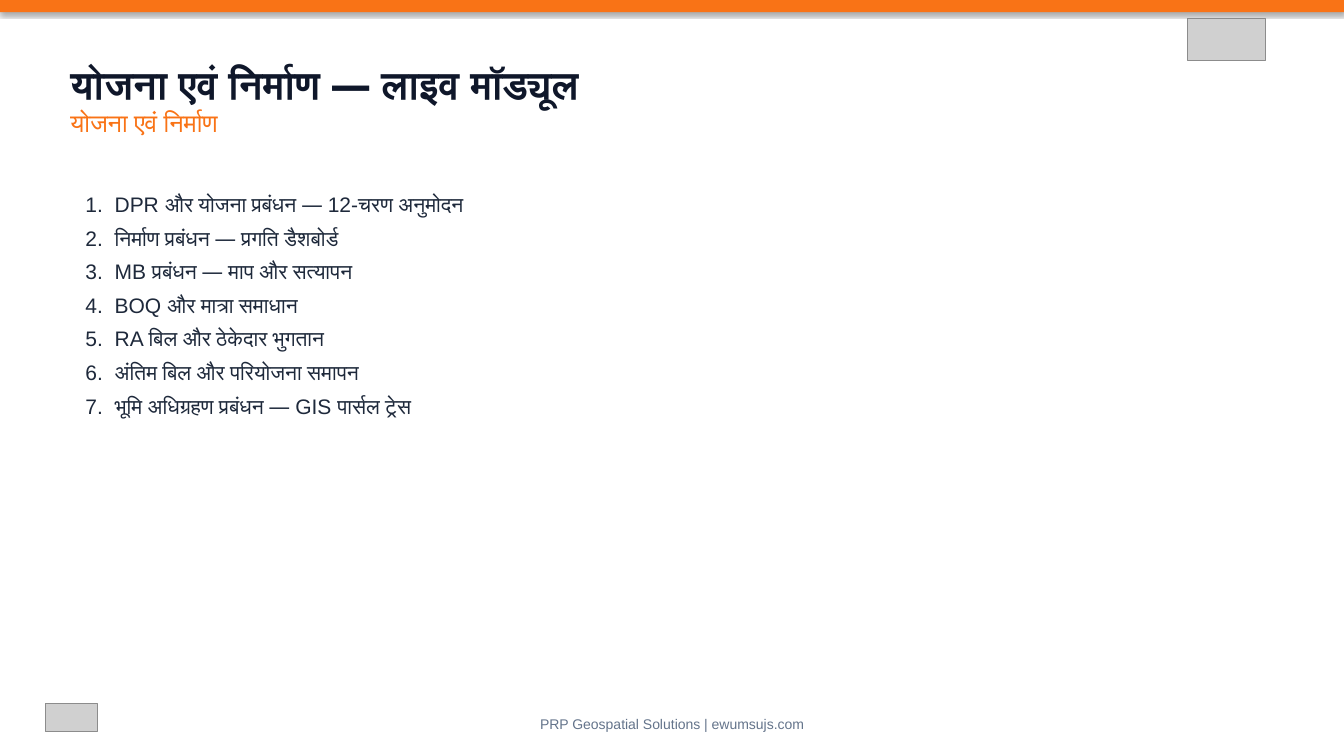
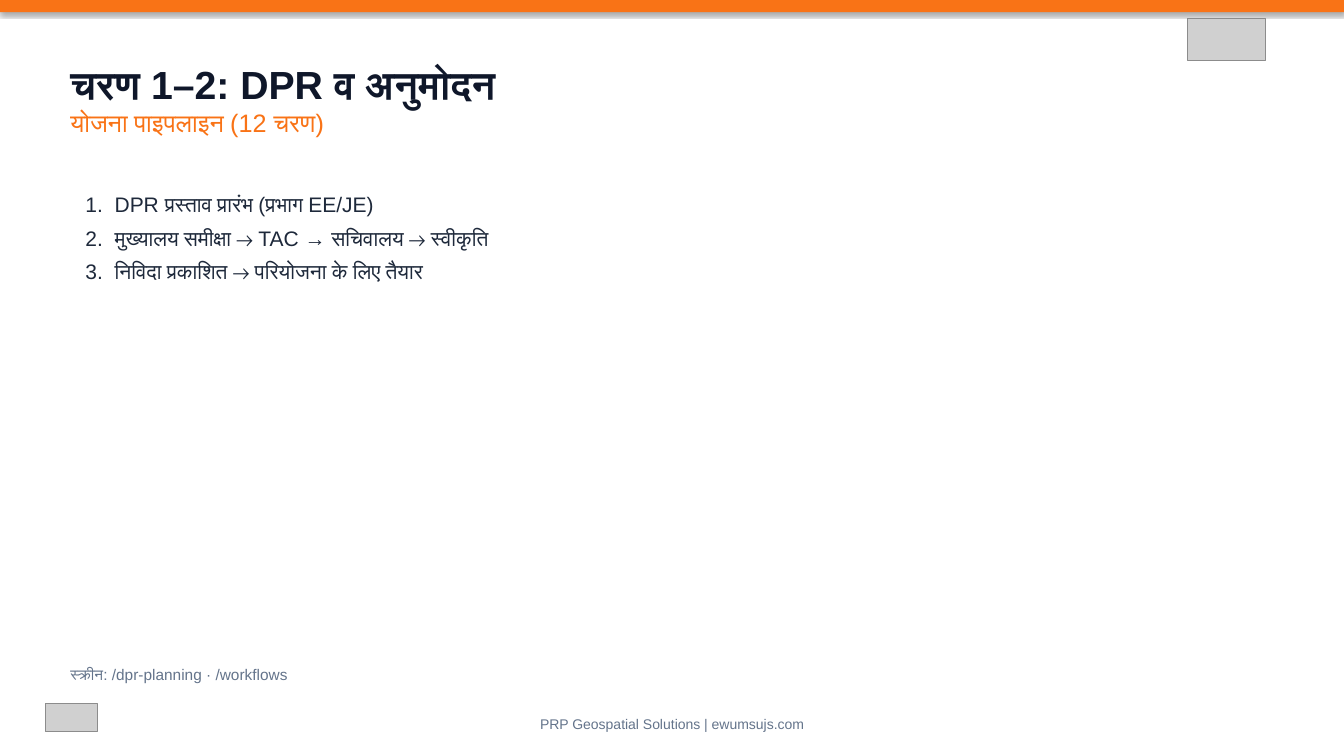
Before and after one commit to geospatialprp-dotcom/EWUMS, a slide deck: slide 5 of docs/ujs-presentation/EWUMS-UJS-Presentation-Hindi.pptx. Drawn at 1344x756 pixels with LibreOffice and Linux fonts; fonts in the diff are those of the drawing; grey boxes stand for pictures. Boxes give left, top, right and bottom in pixels: in the first picture for what was removed or moved away, otherwise in the second. Text is boxed around its words. In the diff, an @@ line names an element or a change of style, - is before the commit and + after.

```diff
--- a/docs/ujs-presentation/EWUMS-UJS-Presentation-Hindi.pptx
+++ b/docs/ujs-presentation/EWUMS-UJS-Presentation-Hindi.pptx
@@ text at box(70, 68, 495, 138): text changed; size 28 to 18 pt; text colour #0F172A to #F97316; bold off @@
-योजना एवं निर्माण — लाइव मॉड्यूल
-योजना एवं निर्माण
+चरण 1–2: DPR व अनुमोदन
+योजना पाइपलाइन (12 चरण)
@@ text at box(85, 196, 489, 282): text changed @@
-1. DPR और योजना प्रबंधन — 12-चरण अनुमोदन
-2. निर्माण प्रबंधन — प्रगति डैशबोर्ड
-3. MB प्रबंधन — माप और सत्यापन
-4. BOQ और मात्रा समाधान
-5. RA बिल और ठेकेदार भुगतान
-6. अंतिम बिल और परियोजना समापन
-7. भूमि अधिग्रहण प्रबंधन — GIS पार्सल ट्रेस
+1. DPR प्रस्ताव प्रारंभ (प्रभाग EE/JE)
+2. मुख्यालय समीक्षा → TAC → सचिवालय → स्वीकृति
+3. निविदा प्रकाशित → परियोजना के लिए तैयार
@@ text added at box(70, 668, 288, 683), 11 pt, text #64748B @@
+स्क्रीन: /dpr-planning · /workflows
```
Also in this commit, not shown: 7 other slides changed, 3 other files.
